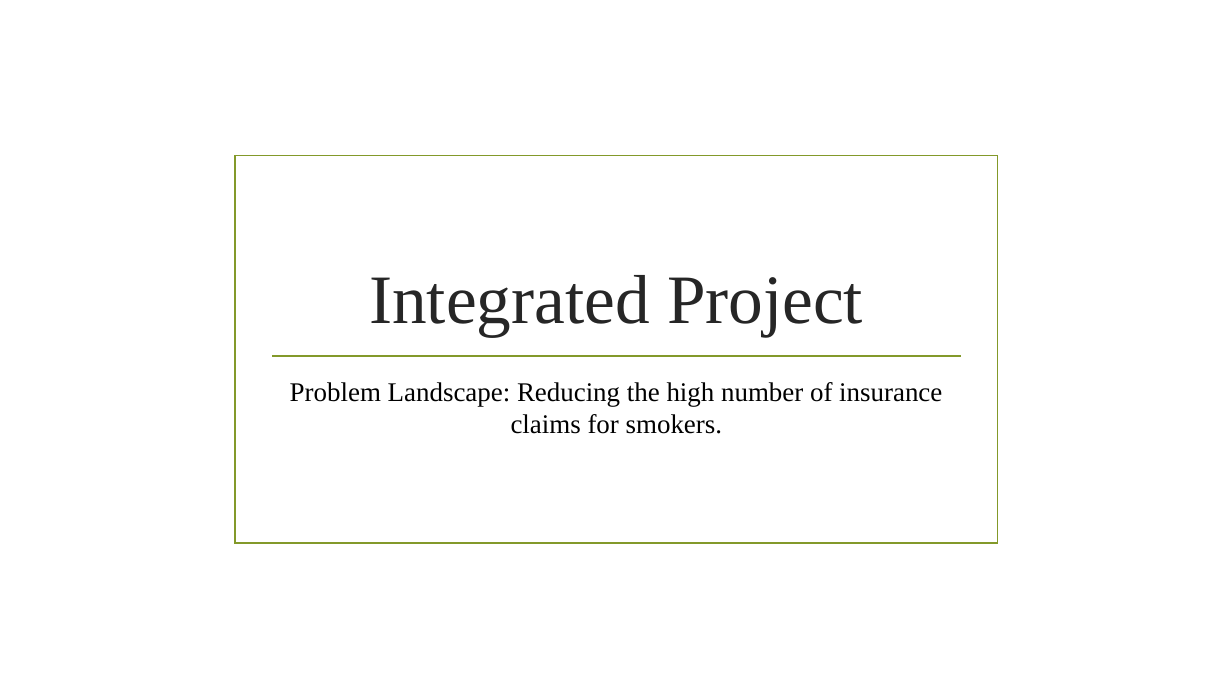
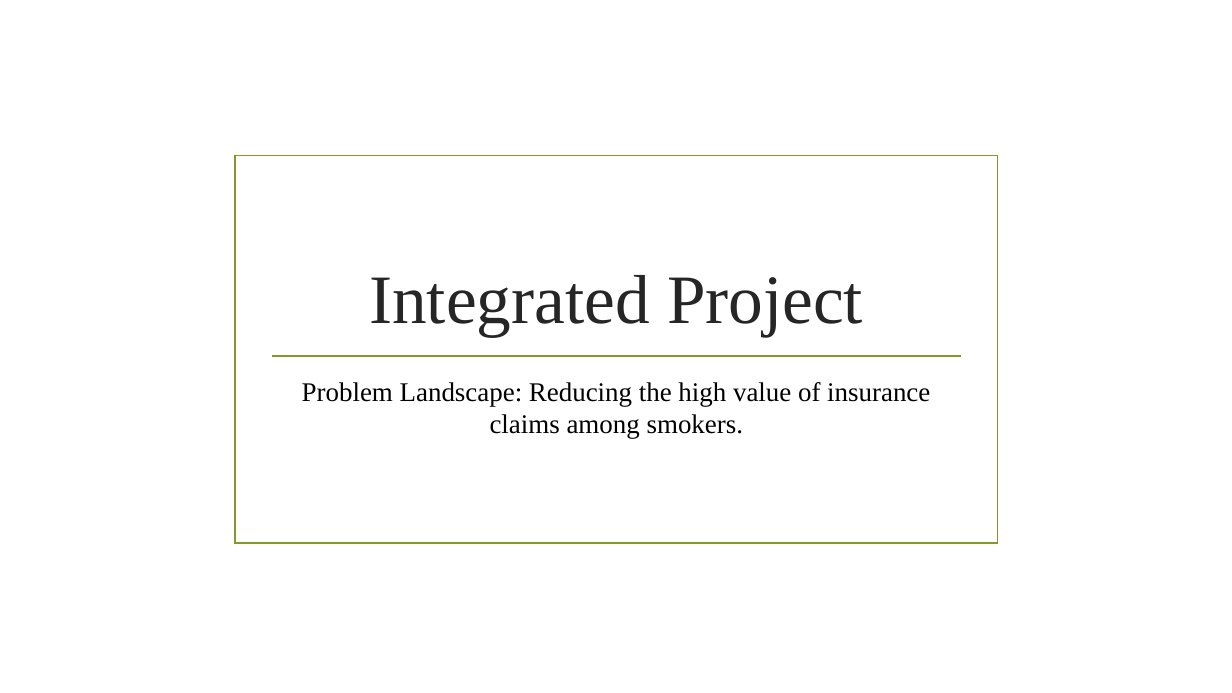
Before and after one commit to magubane94/Integrated_Project, a slide deck: slide 1 of Problem landscaping.pptx. Drawn at 1232x693 pixels with LibreOffice and Linux fonts; fonts in the diff are those of the drawing; background and template pictures are left out. Boxes give left, top, right and bottom in pixels: in the first picture for what was removed or moved away, otherwise in the second. Text is boxed around its words. In the diff, an @@ line names an element or a change of style, - is before the commit and + after.

Commit message:
Updated slides
Updated slides

```diff
--- a/Problem landscaping.pptx
+++ b/Problem landscaping.pptx
@@ subtitle at (x1=302, y1=382, x2=930, y2=438): text changed @@
-Problem Landscape: Reducing the high number of insurance claims for smokers.
+Problem Landscape: Reducing the high value of insurance claims among smokers.
```
Also in this commit, not shown: 2 slides added, 2 slides removed.
